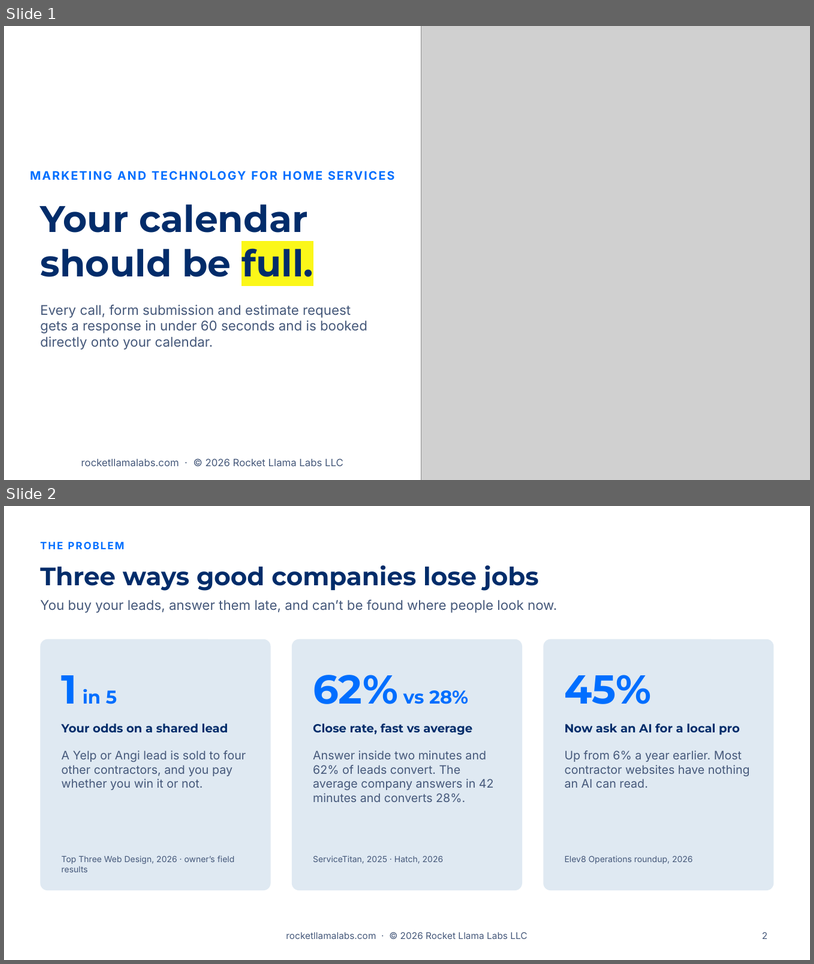
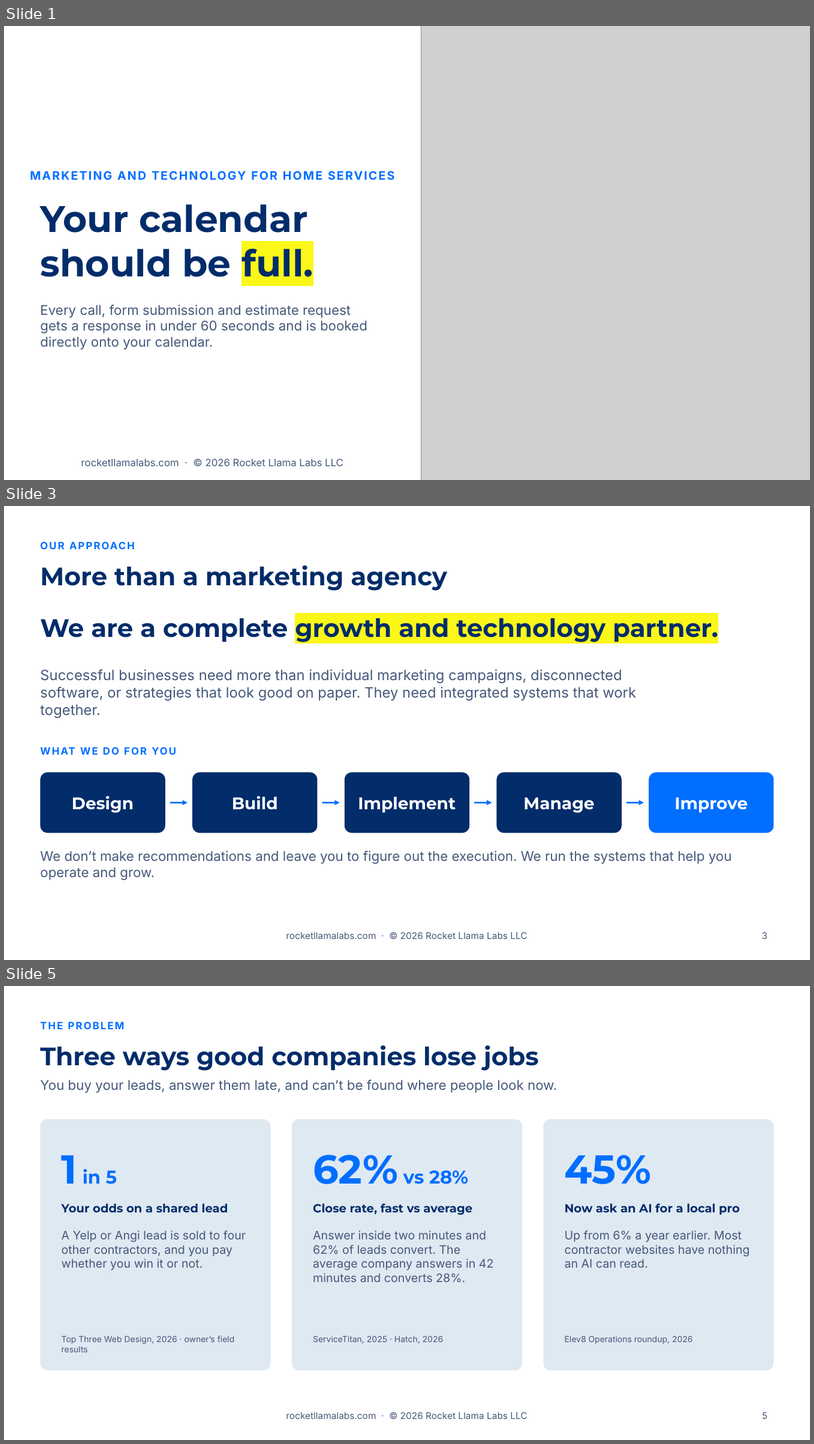
Before and after one commit to RocketLlamaLabs/rocketllama-website, a slide deck: public/slides/v1/rocket-llama-labs-sales-presentation-v1.pptx. Shown one above the other, each under a label of ours: slides 1 and 2 before the commit, slides 1, 3 and 5 after it; the slides between them are not shown. The pictures are 814x964 and 814x1444 pixels, drawn with LibreOffice and Linux fonts; fonts in the diff are those of the drawing; grey boxes stand for pictures; background and template pictures are left out. Boxes give left, top, right and bottom in pixels: in the first picture for what was removed or moved away, otherwise in the second. Text is boxed around its words. In the diff, an @@ line names an element or a change of style, - is before the commit and + after.

```diff
--- a/public/slides/v1/rocket-llama-labs-sales-presentation-v1.pptx
+++ b/public/slides/v1/rocket-llama-labs-sales-presentation-v1.pptx
@@ slide 3 added at bbox=[4, 506, 810, 960], background #FFFFFF; not listed: 1 template element that a slide beside it also shows @@
@@ text added at bbox=[40, 539, 774, 558], 12 pt, text #006EFF, bold @@
+OUR APPROACH
@@ title added at bbox=[40, 565, 447, 591], 30 pt, text #022C6A, bold @@
+More than a marketing agency
@@ text added at bbox=[40, 612, 719, 642], 30 pt, text #022C6A, bold @@
+We are a complete growth and technology partner.
@@ text added at bbox=[40, 669, 636, 718], 17 pt, text #45587A @@
+Successful businesses need more than individual marketing campaigns, disconnected software, or strategies that look good on paper. They need integrated systems that work together.
@@ text added at bbox=[40, 745, 524, 763], 12 pt, text #006EFF, bold @@
+WHAT WE DO FOR YOU
@@ rounded rectangle added at bbox=[40, 772, 165, 832], fill #022C6A, 20 pt, text #FFFFFF, bold @@
+Design
@@ rounded rectangle added at bbox=[193, 772, 318, 832], fill #022C6A, 20 pt, text #FFFFFF, bold @@
+Build
@@ rounded rectangle added at bbox=[345, 772, 470, 832], fill #022C6A, 20 pt, text #FFFFFF, bold @@
+Implement
@@ rounded rectangle added at bbox=[497, 772, 622, 832], fill #022C6A, 20 pt, text #FFFFFF, bold @@
+Manage
@@ rounded rectangle added at bbox=[650, 772, 775, 832], fill #006EFF, 20 pt, text #FFFFFF, bold @@
+Improve
@@ arrow added from (170, 802) to (188, 802), #006EFF 2 pt @@
@@ arrow added from (322, 802) to (340, 802), #006EFF 2 pt @@
@@ arrow added from (474, 802) to (492, 802), #006EFF 2 pt @@
@@ arrow added from (627, 802) to (645, 802), #006EFF 2 pt @@
@@ text added at bbox=[40, 850, 732, 880], 16 pt, text #45587A @@
+We don’t make recommendations and leave you to figure out the execution. We run the systems that help you operate and grow.
@@ page number added at bbox=[762, 931, 768, 939], 11 pt, text #45587A @@
+3
@@ what was slide 2 is now slide 5 @@
@@ page number at bbox=[762, 1412, 768, 1419]: text changed @@
-2
+5
```
Also in this commit, not shown: 2 other slides added, 16 other files.
